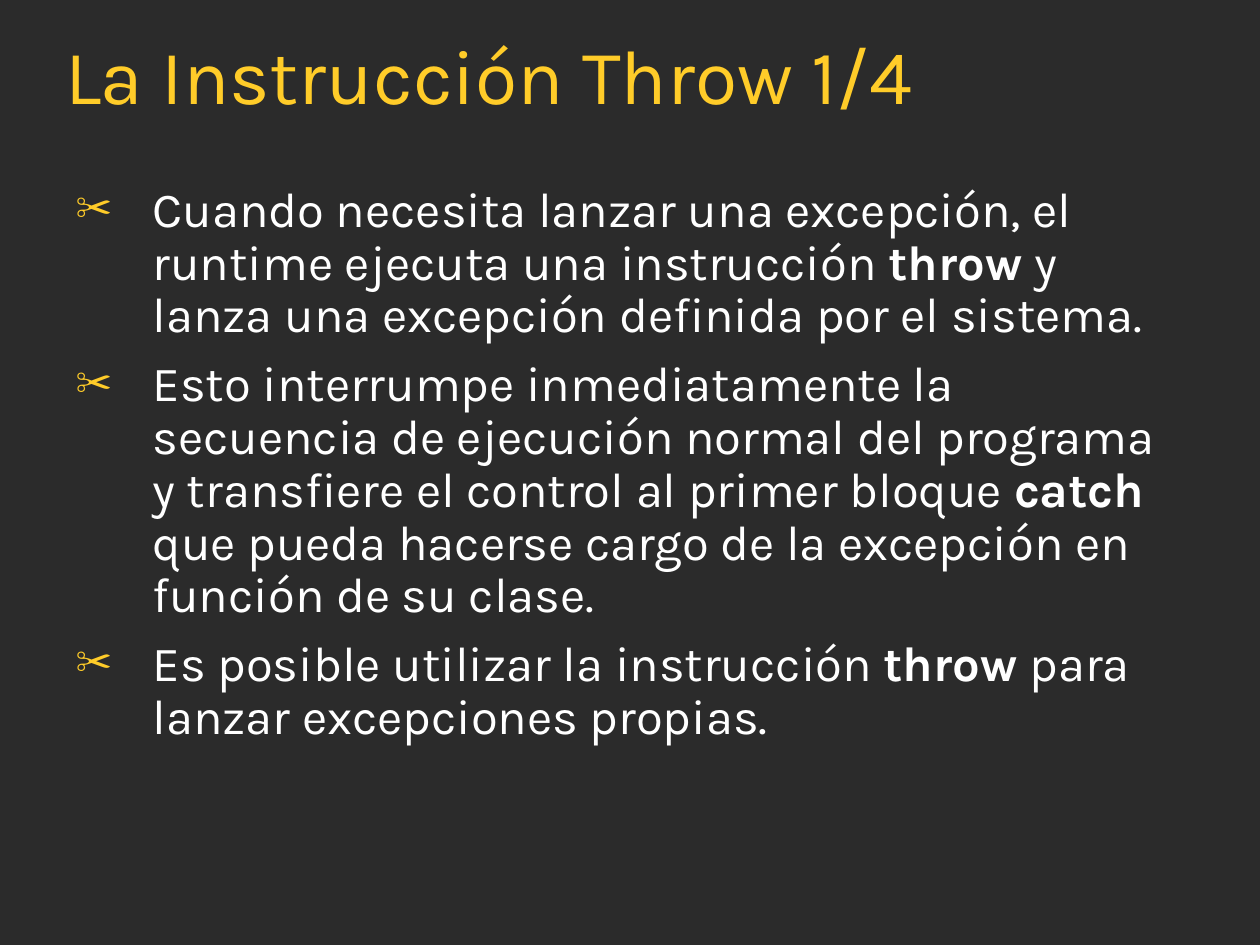
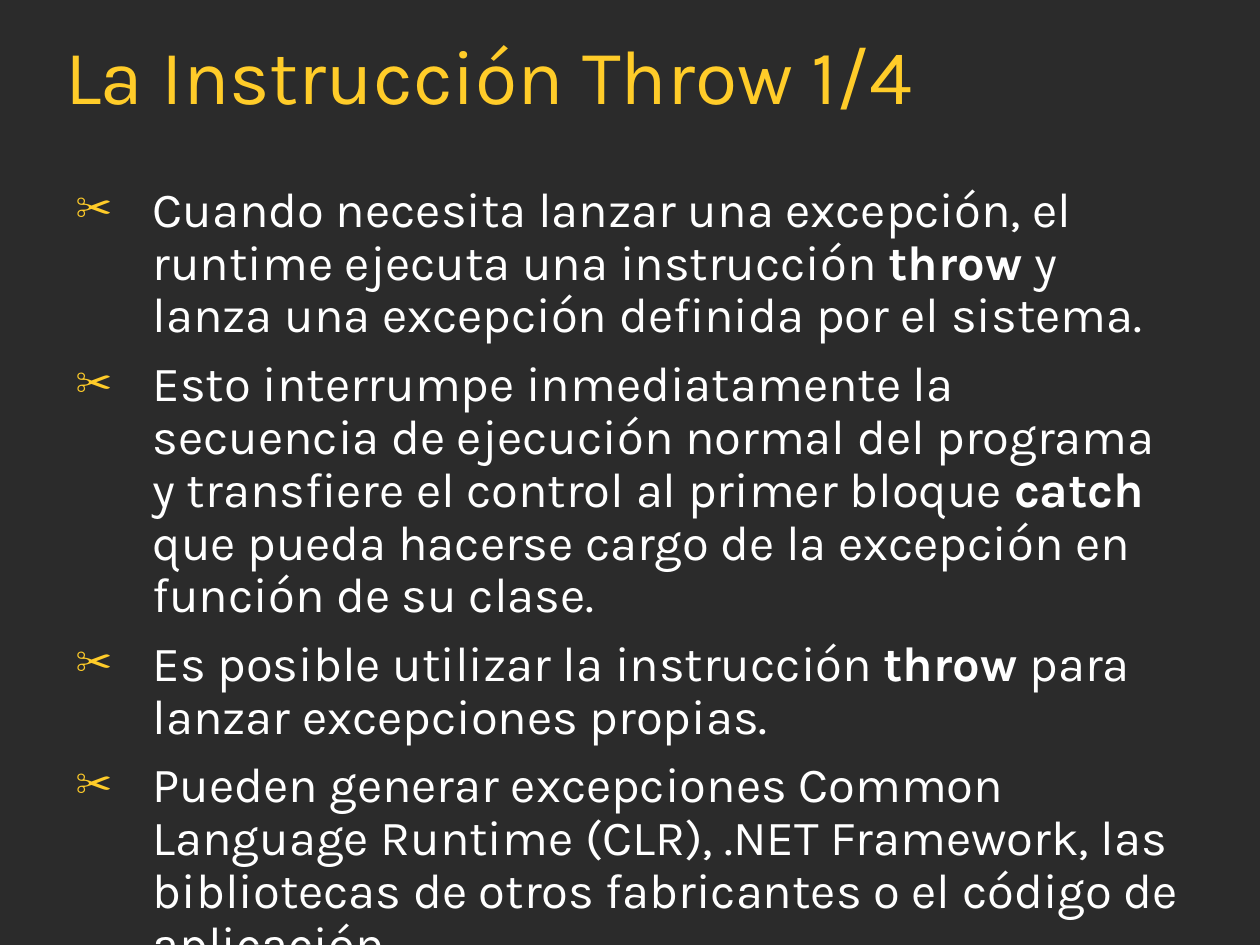
Before and after one commit to FedeDavila1984/utn_prog_y_lab_II, a slide deck: slide 22 of PPTs/ProgramacionII_Clase_15-2017.ppt. Drawn at 1260x945 pixels with LibreOffice and Linux fonts; fonts in the diff are those of the drawing; background and template pictures are left out; a plain dark background stands for a picture behind light text. Boxes give left, top, right and bottom in pixels: in the first picture for what was removed or moved away, otherwise in the second. Text is boxed around its words. In the diff, an @@ line names an element or a change of style, - is before the commit and + after.

Commit message:
20180627

```diff
--- a/PPTs/ProgramacionII_Clase_15-2017.ppt
+++ b/PPTs/ProgramacionII_Clase_15-2017.ppt
@@ text at bbox=[153, 768, 1178, 920]: paragraph added @@
+✂ Pueden generar excepciones Common Language Runtime (CLR), .NET Framework, las bibliotecas de otros fabricantes o el código de aplicación.
```
